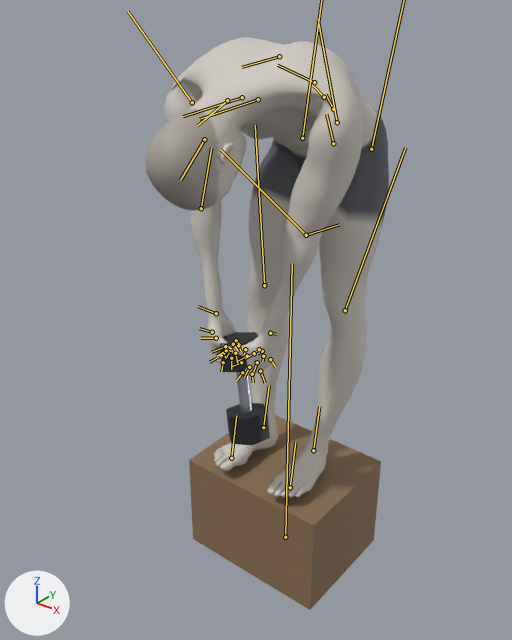
An edit to the glTF model exports/dumbbell-jefferson-curl.glb, drawn before and after from the same camera.
The view is the same before and after, from a camera (50 mm lens) standing at (1.059, -1.483, 1.687) and looking at (-0.029, -0.123, 0.843). Every picture has the same lights, and +X, +Y and +Z are marked at lower left. The older version comes first. Both versions are drawn at frame 100 of the action 'dumbbell-jefferson-curl'; the numbers are the values there. The bones that change, and the others that lie on the model, are drawn over the model as lines.
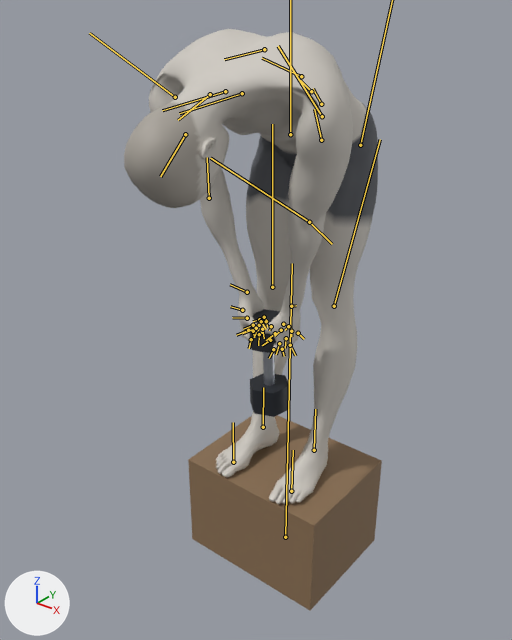
ob_dbr_right is not drawn itself; it is the parent of ob_mesh_1, ob_mesh_2, ob_mesh_3.
ob_props is not drawn itself; it is the parent of ob_box.

What the commit changed:
Bone 'pelvis' (bone_pelvis) moves from (-0.184, 0.295, 0.0) to (-0.126, 0.315, 0.0).
Bone 'upperarm_l' (bone_upperarm_l) turns from (101, -89, -41) to (64, -91, -22) degrees about its own x, y and z.
Bone 'hand_l' (bone_hand_l) turns from (-97, 66, -14) to (-93, 82, -18) degrees about its own x, y and z.
Bone 'upperarm_r' (bone_upperarm_r) turns from (-101, 89, -41) to (-64, 91, -22) degrees about its own x, y and z.
Bone 'hand_r' (bone_hand_r) turns from (97, -66, -14) to (93, -82, -18) degrees about its own x, y and z.
Bone 'thigh_l' (bone_thigh_l) turns from (-2, 9, 39) to (-6, 9, 31) degrees about its own x, y and z.
Bone 'calf_l' (bone_calf_l) turns from (-10, 0, -6) to (-2, 0, 2) degrees about its own x, y and z.
Bone 'foot_l' (bone_foot_l) turns from (13, -5, 0) to (9, -3, -9) degrees about its own x, y and z.
Bone 'thigh_r' (bone_thigh_r) turns from (2, -9, 39) to (6, -9, 31) degrees about its own x, y and z.
Bone 'calf_r' (bone_calf_r) turns from (10, 0, -6) to (2, 0, 2) degrees about its own x, y and z.
Bone 'foot_r' (bone_foot_r) turns from (-13, 5, 0) to (-9, 3, -9) degrees about its own x, y and z.

What differs and where, as boxes [x1, y1, x2, y2] in the pictures (512 x 640 px):
'Mesh_0', posed
    before: [146, 37, 389, 498]
    after: [124, 29, 378, 504]
'box', posed
    before: [189, 415, 381, 610]
    after: [188, 415, 382, 610]
'Mesh_3', posed (9% narrower)
    before: [226, 403, 270, 445]
    after: [250, 373, 290, 417]
'Mesh_2', posed
    before: [219, 332, 258, 373]
    after: [248, 309, 280, 353]
'Mesh_1', posed
    before: [236, 372, 252, 412]
    after: [263, 352, 275, 385]
bone 'pelvis', root to tip
    before: (333, 143) to (326, 114)
    after: (321, 140) to (314, 109)
bone 'upperarm_l', root to tip
    before: (337, 122) to (318, 19)
    after: (322, 116) to (278, 46)
bone 'hand_l', root to tip
    before: (270, 333) to (276, 334)
    after: (291, 306) to (296, 305)
bone 'upperarm_r', root to tip
    before: (192, 102) to (128, 11)
    after: (175, 97) to (89, 33)
bone 'hand_r', root to tip
    before: (216, 313) to (198, 306)
    after: (247, 292) to (230, 284)
bone 'calf_l', root to tip
    before: (345, 310) to (405, 147)
    after: (334, 306) to (380, 139)
bone 'foot_l', root to tip
    before: (313, 450) to (319, 406)
    after: (314, 450) to (315, 409)
bone 'calf_r', root to tip
    before: (264, 285) to (255, 125)
    after: (272, 287) to (272, 124)
bone 'foot_r', root to tip
    before: (263, 427) to (269, 385)
    after: (263, 427) to (263, 387)
